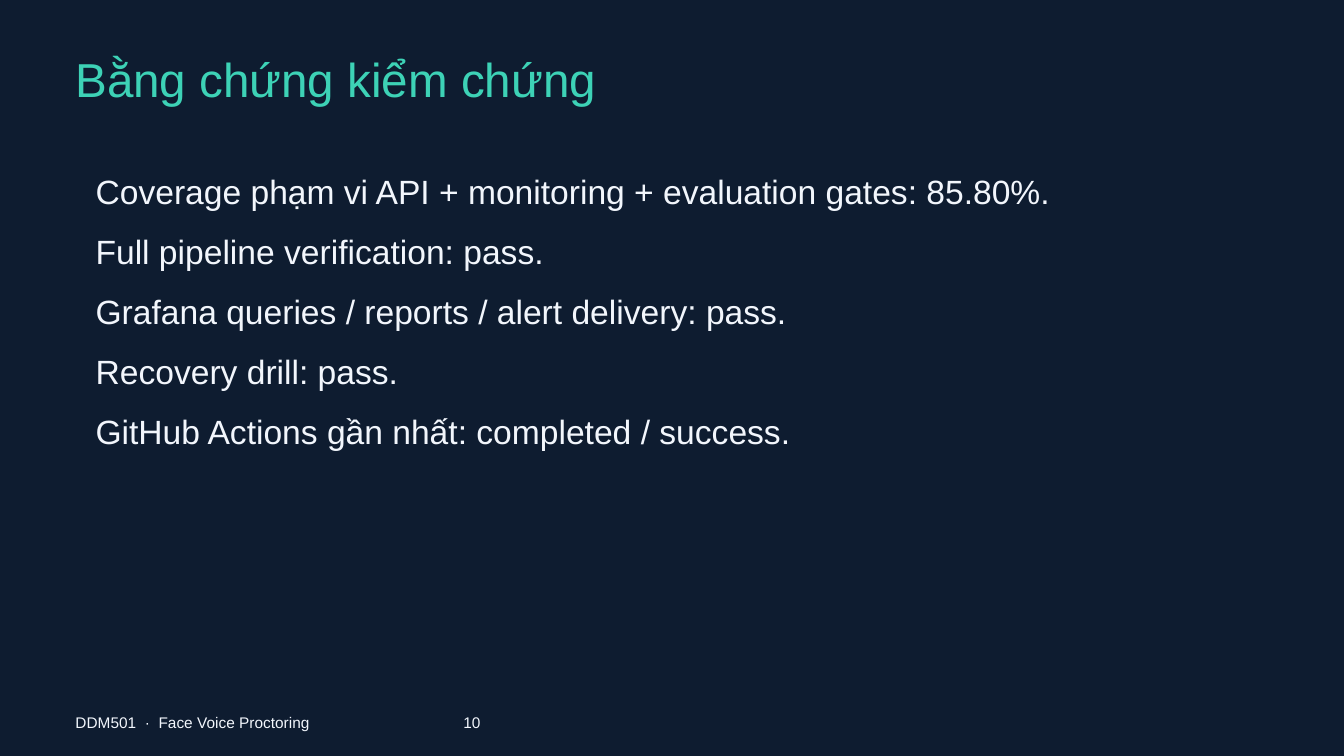
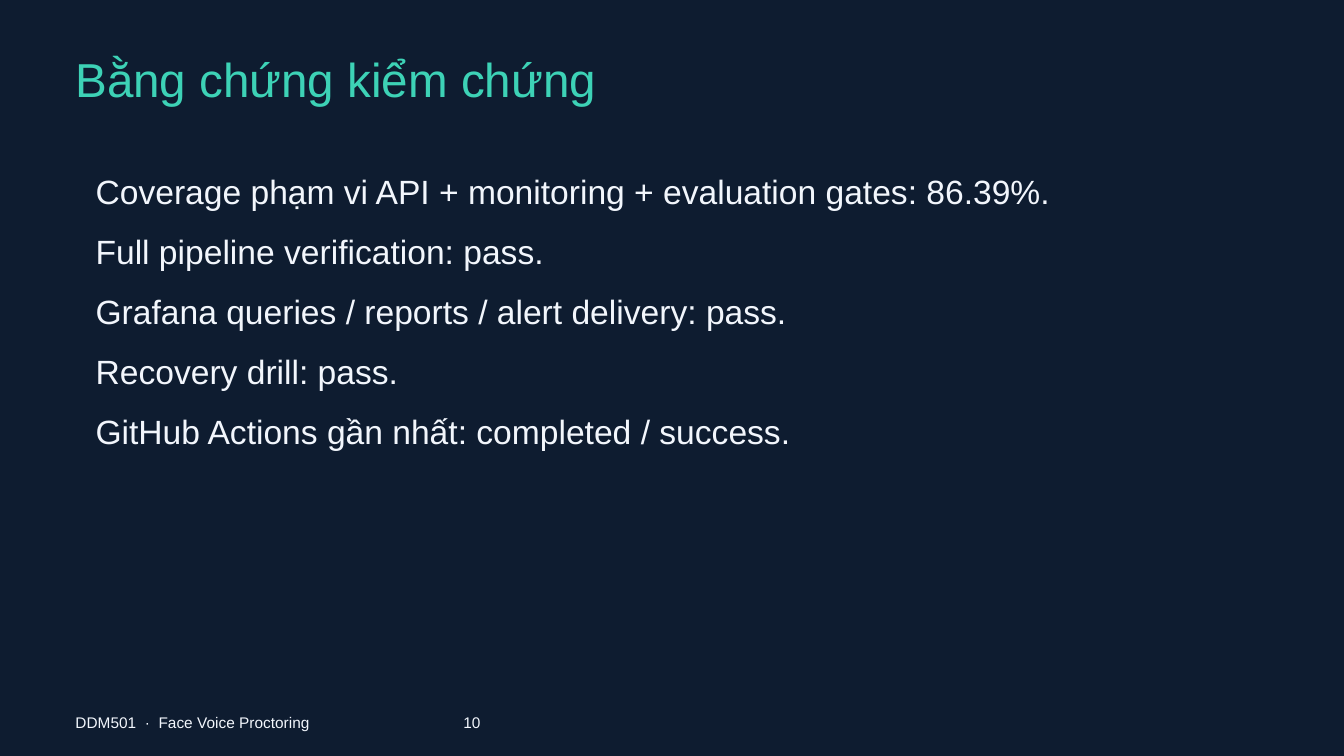
Before and after one commit to FSB-MSA36HN/DDM501-face-voice-proctoring, a slide deck: slide 10 of docs/DDM501_Face_Voice_Proctoring.pptx. Drawn at 1344x756 pixels with LibreOffice and Linux fonts; fonts in the diff are those of the drawing. Boxes give left, top, right and bottom in pixels: in the first picture for what was removed or moved away, otherwise in the second. Text is boxed around its words. In the diff, an @@ line names an element or a change of style, - is before the commit and + after.

```diff
--- a/docs/DDM501_Face_Voice_Proctoring.pptx
+++ b/docs/DDM501_Face_Voice_Proctoring.pptx
@@ text at <box>96,179,1049,211</box>: text changed @@
-Coverage phạm vi API + monitoring + evaluation gates: 85.80%.
+Coverage phạm vi API + monitoring + evaluation gates: 86.39%.
```
Also in this commit, not shown: 4 other slides changed, 5 other files.
